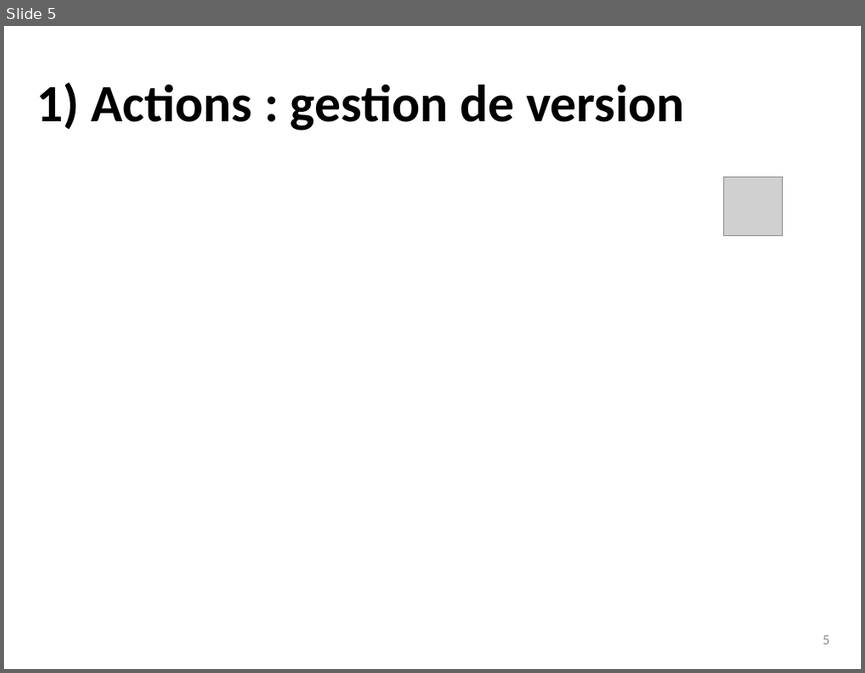
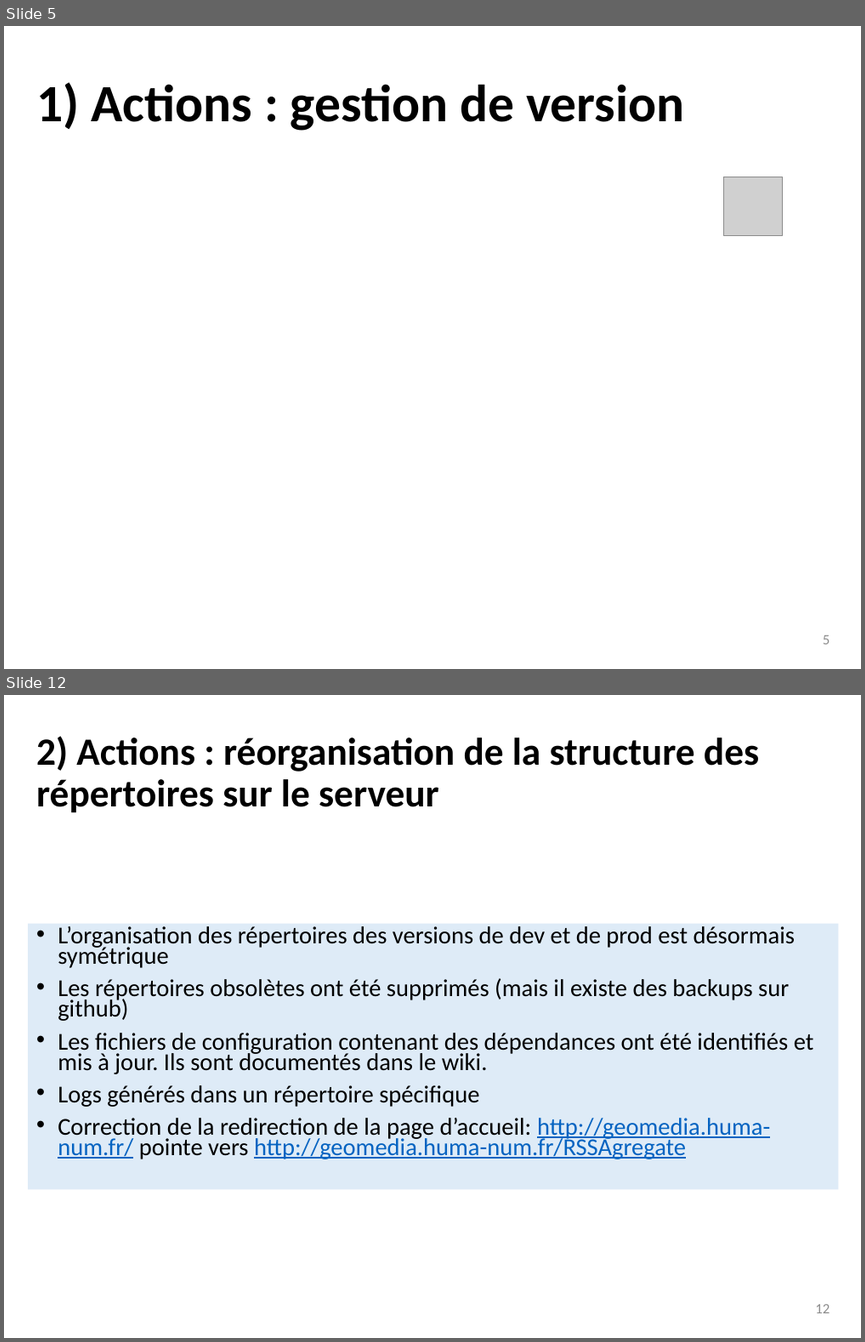
Before and after one commit to dosi-slides/2015_10_geomedia, a slide deck: slides.pptx. Shown one above the other, each under a label of ours: slide 5 before the commit, slides 5 and 12 after it; the slides between them are not shown. The pictures are 865x673 and 865x1342 pixels, drawn with LibreOffice and Linux fonts; fonts in the diff are those of the drawing; grey boxes stand for pictures. Boxes give left, top, right and bottom in pixels: in the first picture for what was removed or moved away, otherwise in the second. Text is boxed around its words. In the diff, an @@ line names an element or a change of style, - is before the commit and + after.

```diff
--- a/slides.pptx
+++ b/slides.pptx
@@ slide 12 added at (x1=4, y1=695, x2=861, y2=1338), background #FFFFFF @@
@@ title added at (x1=36, y1=736, x2=759, y2=812), 32.4 pt, text #000000, bold @@
+2) Actions : réorganisation de la structure des répertoires sur le serveur
@@ text added at (x1=28, y1=924, x2=839, y2=1190), fill #DEEBF7, 20.4 pt, text #000000 @@
+• L’organisation des répertoires des versions de dev et de prod est désormais symétrique
+• Les répertoires obsolètes ont été supprimés (mais il existe des backups sur github)
+• Les fichiers de configuration contenant des dépendances ont été identifiés et mis à jour. Ils sont documentés dans le wiki.
+• Logs générés dans un répertoire spécifique
+• Correction de la redirection de la page d’accueil: http://geomedia.huma-num.fr/ pointe vers http://geomedia.huma-num.fr/RSSAgregate
@@ page number added at (x1=815, y1=1304, x2=829, y2=1313), 12 pt, text #8C8C8C @@
+12
```
Also in this commit, not shown: 4 slides changed, 6 other slides added.
